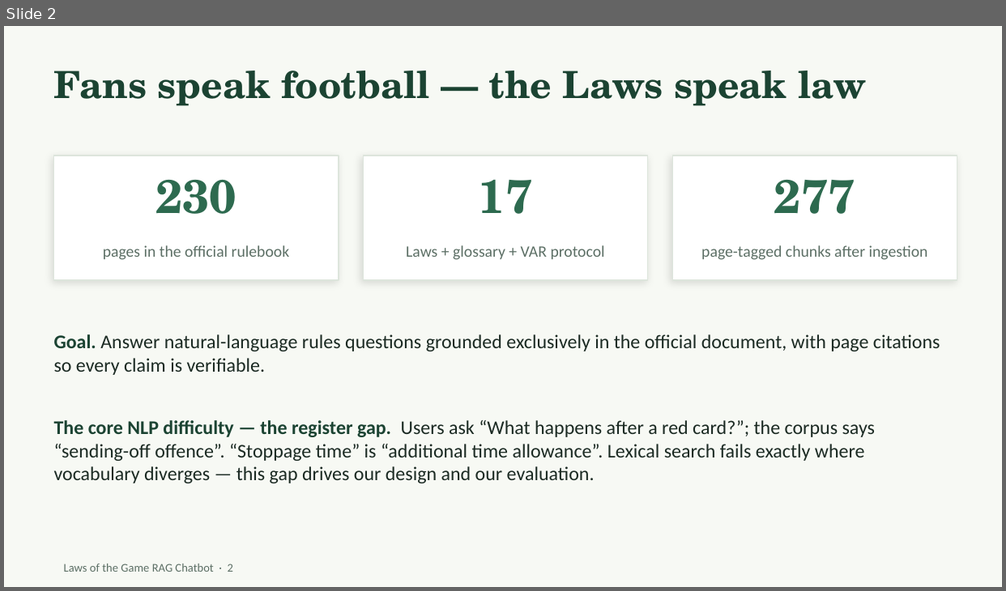
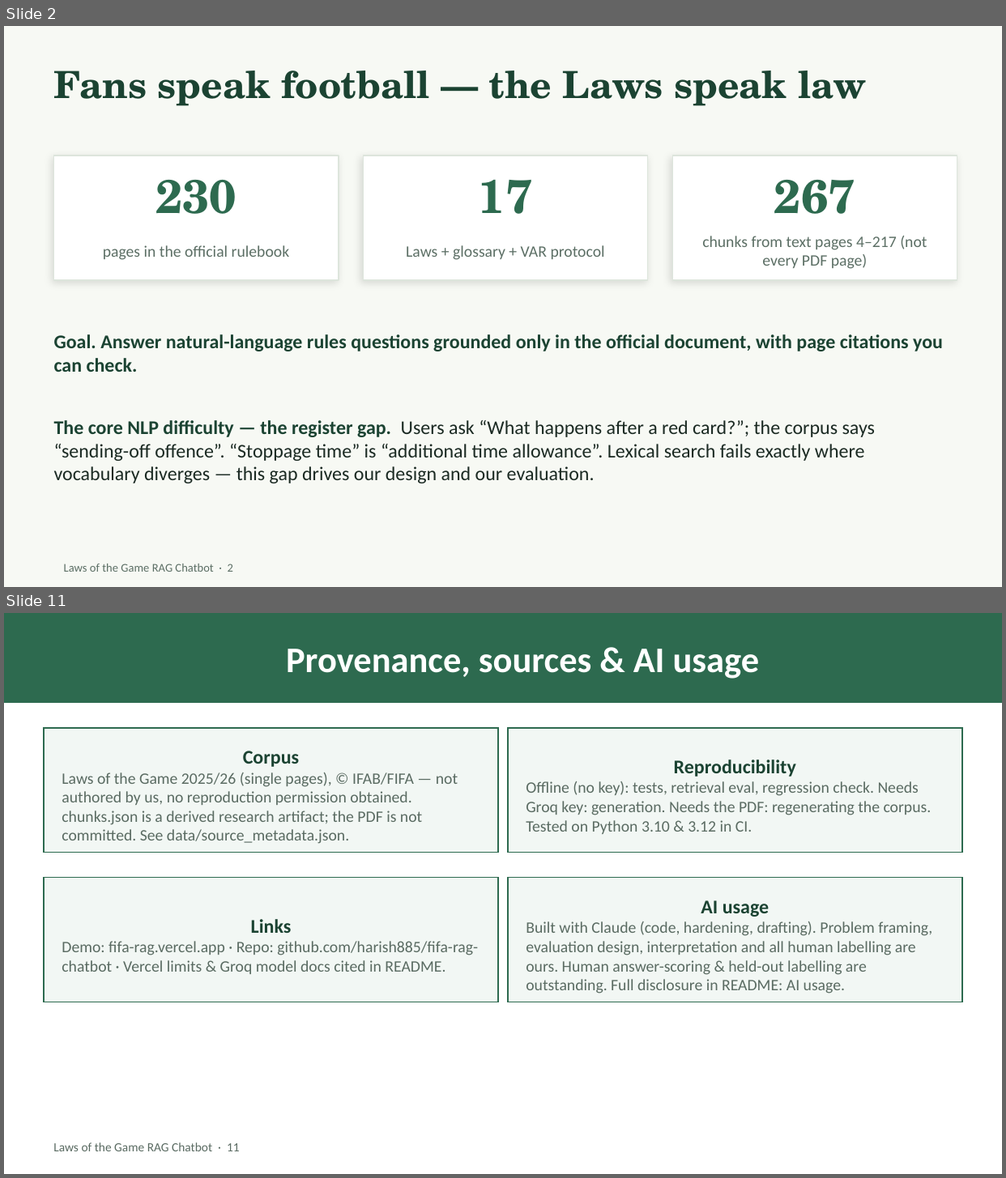
Before and after one commit to harish885/fifa-rag-chatbot, a slide deck: laws_rag_presentation.pptx. Shown one above the other, each under a label of ours: slide 2 before the commit, slides 2 and 11 after it; the slides between them are not shown. The pictures are 1006x591 and 1006x1178 pixels, drawn with LibreOffice and Linux fonts; fonts in the diff are those of the drawing. Boxes give left, top, right and bottom in pixels: in the first picture for what was removed or moved away, otherwise in the second. Text is boxed around its words. In the diff, an @@ line names an element or a change of style, - is before the commit and + after.

Commit message:
Production & academic hardening pass
- rag/ reusable retrieval core (shared by API, eval, notebook, tests)
- fix token-boundary query expansion (keeper/var bug) + history-aware retrieval
- page-diverse retrieval; cleaned sentence-aware ingestion; regenerate chunks
- rename Recall@k -> Page Hit Rate@k; richer results.json; dev-set metadata
- answer-level eval harness + deterministic citation checks; corpus provenance
- API hardening (typed models, status, citation-validated sources, timeouts)
- patch Starlette CVE-2026-48710 (fastapi 0.136.3); split deploy/dev reqs
- 77 tests + CI (pytest, eval regression, notebook, pip-audit)
- rewrite README, notebook, slide deck (correct metrics/claims)

```diff
--- a/laws_rag_presentation.pptx
+++ b/laws_rag_presentation.pptx
@@ slide 11 added at box(4, 613, 1002, 1174), background #FFFFFF @@
@@ rectangle added at box(4, 613, 1002, 703), fill #2D6A4F, 26 pt, text #FFFFFF, bold @@
+Provenance, sources & AI usage
@@ rectangle added at box(44, 728, 498, 853), fill #F2F7F4, outline #2D6A4F 1 pt, 11.5 pt, text #5A6B62 @@
+Corpus
+Laws of the Game 2025/26 (single pages), © IFAB/FIFA — not authored by us, no reproduction permission obtained. chunks.json is a derived research artifact; the PDF is not committed. See data/source_metadata.json.
@@ rectangle added at box(508, 728, 962, 853), fill #F2F7F4, outline #2D6A4F 1 pt, 11.5 pt, text #5A6B62 @@
+Reproducibility
+Offline (no key): tests, retrieval eval, regression check. Needs Groq key: generation. Needs the PDF: regenerating the corpus. Tested on Python 3.10 & 3.12 in CI.
@@ rectangle added at box(44, 877, 498, 1002), fill #F2F7F4, outline #2D6A4F 1 pt, 11.5 pt, text #5A6B62 @@
+Links
+Demo: fifa-rag.vercel.app · Repo: github.com/harish885/fifa-rag-chatbot · Vercel limits & Groq model docs cited in README.
@@ rectangle added at box(508, 877, 962, 1002), fill #F2F7F4, outline #2D6A4F 1 pt, 11.5 pt, text #5A6B62 @@
+AI usage
+Built with Claude (code, hardening, drafting). Problem framing, evaluation design, interpretation and all human labelling are ours. Human answer-scoring & held-out labelling are outstanding. Full disclosure in README: AI usage.
@@ text added at box(53, 1143, 240, 1152), 9 pt, text #5A6B62 @@
+Laws of the Game RAG Chatbot · 11
@@ slide 2 changed as well @@
@@ text at box(774, 180, 855, 214): text changed @@
-277
+267
@@ text at box(702, 236, 927, 269): text changed @@
-page-tagged chunks after ingestion
+chunks from text pages 4–217 (not every PDF page)
@@ text at box(54, 335, 943, 372): text changed; text colour #1B2A23 to #1B4332; bold on @@
-Goal. Answer natural-language rules questions grounded exclusively in the official document, with page citations so every claim is verifiable.
+Goal. Answer natural-language rules questions grounded only in the official document, with page citations you can check.
```
Also in this commit, not shown: 9 other slides changed, 1 other slide added, 44 other files.
